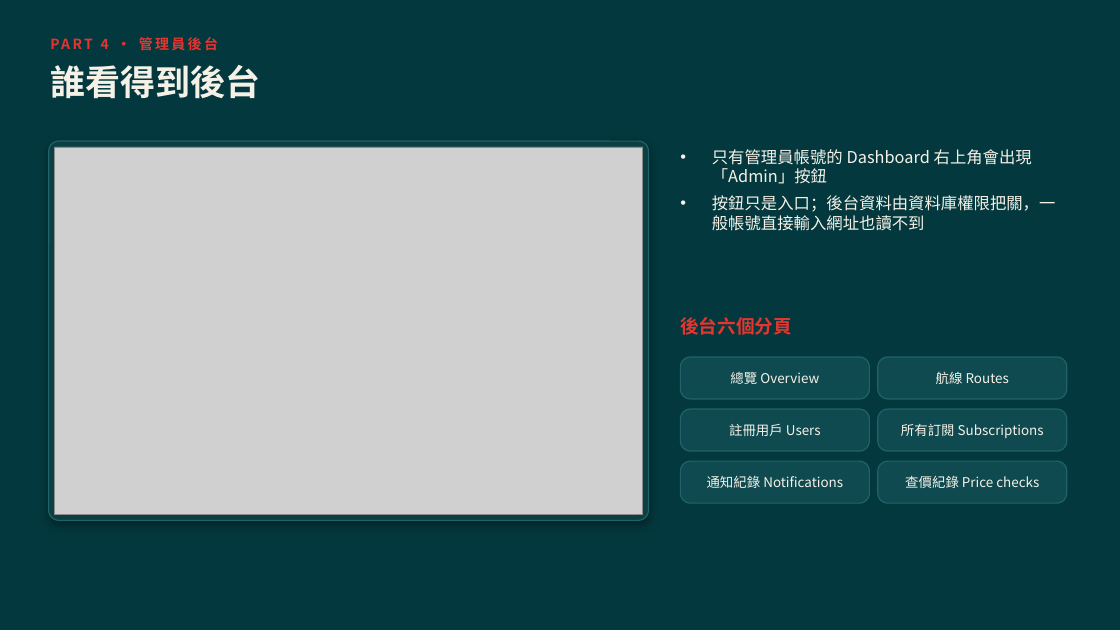
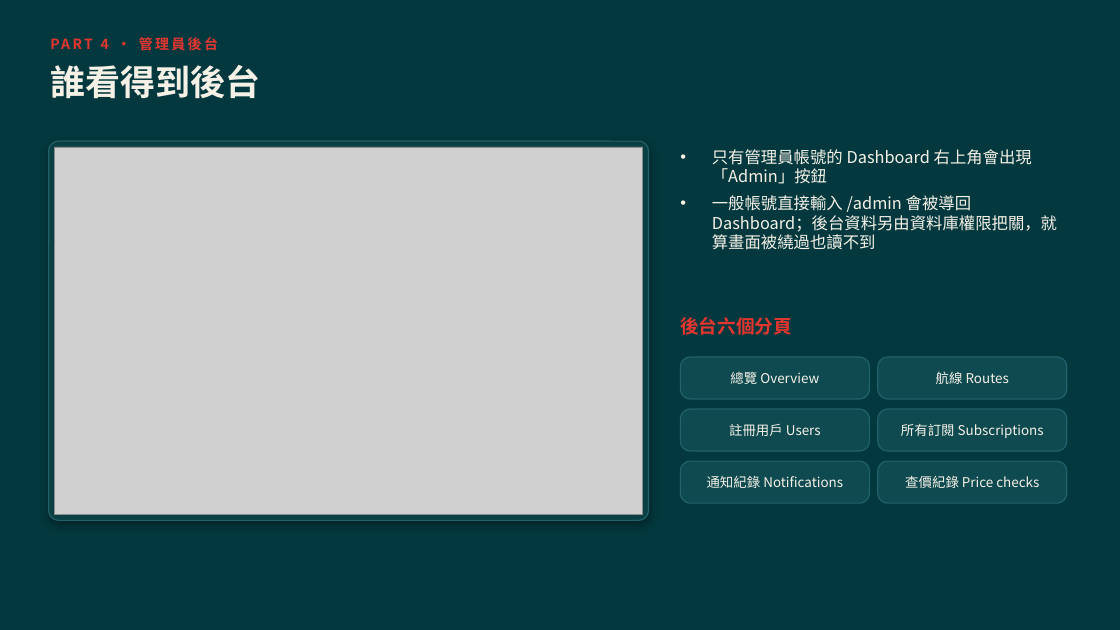
Before and after one commit to hot5656/fare-finder-pro, a slide deck: slide 17 of docs/flight-price-notifier_v1.1_system_2026_0926.pptx. Drawn at 1120x630 pixels with LibreOffice and Linux fonts; fonts in the diff are those of the drawing; grey boxes stand for pictures. Boxes give left, top, right and bottom in pixels: in the first picture for what was removed or moved away, otherwise in the second. Text is boxed around its words. In the diff, an @@ line names an element or a change of style, - is before the commit and + after.

```diff
--- a/docs/flight-price-notifier_v1.1_system_2026_0926.pptx
+++ b/docs/flight-price-notifier_v1.1_system_2026_0926.pptx
@@ text at bbox=[712, 195, 1057, 250]: text changed @@
-• 按鈕只是入口；後台資料由資料庫權限把關，一般帳號直接輸入網址也讀不到
+• 一般帳號直接輸入 /admin 會被導回 Dashboard；後台資料另由資料庫權限把關，就算畫面被繞過也讀不到
```
Also in this commit, not shown: 2 other slides changed, 4 other files.
